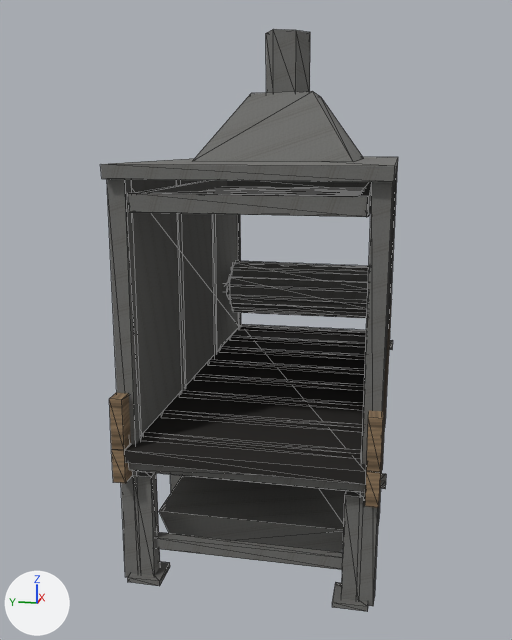
Before and after pictures for a commit that changed the glTF model blender/exports/rustic/ash_sifter.glb.
Rendered twice from a 50 mm lens placed at (-5.6, -0.88, 2.85), pointed at (-0.13, 0.22, 1.48). The axes (+X, +Y, +Z) are drawn at lower left. The lights are the same throughout. The picture after the commit comes second. Mesh edges are drawn as thin lines. Where no turn or scale is listed for an object, it has been applied to the vertices. Vertices at exactly the same position are counted once.

Objects in the first picture: 'AshSifter', 'Belt', 'Drum', 'Roller', 'Shaker'.
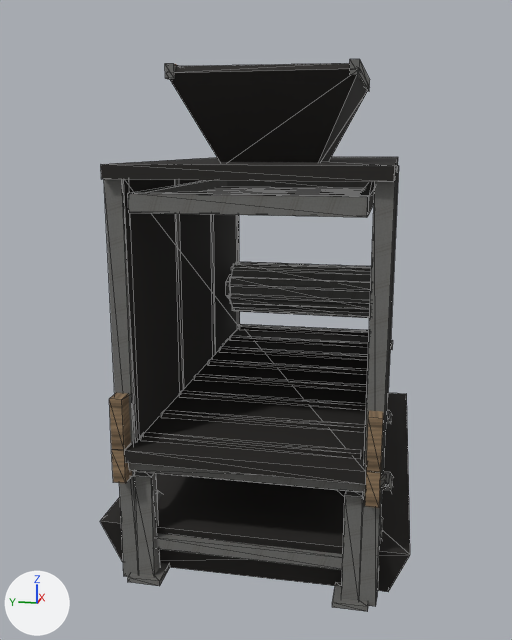
Where the newer file only moved an object's origin or applied its transform, the numbers keep the older frame.

The edits, one by one:
me_ashsifter is used by ob_ashsifter; location (0.0, 0.0, 0.0).
me_ashsifter had 388 vertices, 596 faces and spanned x -1.68..1.68, y -0.87..0.87, z 0.0..3.67.
me_ashsifter now has 504 vertices, 780 faces and spans x -1.68..1.68, y -1.04..1.04, z 0.0..3.47.
me_ashsifter part 1: the loose piece of 8 vertices spanning x -1.57..-1.45, y -0.84..-0.72, z 0.0..2.66 is moved by (0.0, -0.02, 0.0).
me_ashsifter part 2: the loose piece of 8 vertices spanning x -0.56..-0.45, y -0.83..-0.72, z 0.0..2.66 is moved by (0.0, -0.02, 0.0).
me_ashsifter part 3: the loose piece of 8 vertices spanning x 0.44..0.56, y -0.84..-0.72, z 0.0..2.66 is moved by (0.0, -0.02, 0.0).
me_ashsifter part 4: the loose piece of 8 vertices spanning x 1.45..1.57, y -0.84..-0.72, z 0.0..2.66 is moved by (0.0, -0.02, 0.0).
me_ashsifter part 5: the loose piece of 8 vertices spanning x -1.4..1.4, y -0.65..0.64, z 0.08..0.42 is rebuilt with 8 vertices and now spans x -1.48..1.47, y -1.01..1.0, z 0.03..0.34, in mat_tire (black #211f1c).
me_ashsifter part 6: the loose piece of 8 vertices spanning x -1.38..1.38, y -0.62..0.62, z 0.11..0.41 is rebuilt with 8 vertices and now spans x -1.52..1.51, y -1.04..1.04, z 0.0..0.37, in mat_tire (black #211f1c).
me_ashsifter part 7: 34 vertices moved from x -1.57..1.57, y -0.08..0.84, z 0.0..3.22 to x -1.57..1.57, y -0.6..0.85, z 0.0..3.26; 18 vertices removed from x -0.7..0.7, y -0.56..0.55, z 2.74..3.67; 162 vertices added at x -1.54..1.54, y -0.98..0.98, z 0.25..3.42.
me_ashsifter part 8: 36 faces spanning x -1.63..1.62, y -0.84..0.84, z 0.98..2.75 switch from mat_rustic_metal (picture img_rustic_metal) to mat_tire (black #211f1c).
Other edits to the shape of me_ashsifter do not show in these pictures.

Boxes (x1, y1, x2, y2) around the edits, measured in the pictures (512 x 640 px; the box of a moved part takes in the faces that stretch with it):
'AshSifter', reshaped: before (101, 29, 398, 612); after (100, 59, 410, 612)
part 1 of me_ashsifter, moved or reshaped: before (360, 182, 394, 606); after (360, 180, 396, 607)
part 2 of me_ashsifter, moved or reshaped: before (378, 181, 395, 526); after (383, 174, 397, 470)
part 3 of me_ashsifter, moved or reshaped: before (382, 176, 396, 470); after (385, 169, 398, 432)
part 4 of me_ashsifter, moved or reshaped: before (385, 172, 397, 421); after (388, 166, 399, 389)
part 5 of me_ashsifter, rebuilt (not visible afterwards): before (159, 476, 346, 552)
part 6 of me_ashsifter, rebuilt (not visible before): after (100, 393, 410, 592)
part 7 of me_ashsifter, built on: before (107, 29, 363, 577); after (104, 59, 393, 577)
part 8 of me_ashsifter, recoloured (darker): before (101, 157, 398, 434); after (101, 157, 398, 443)
